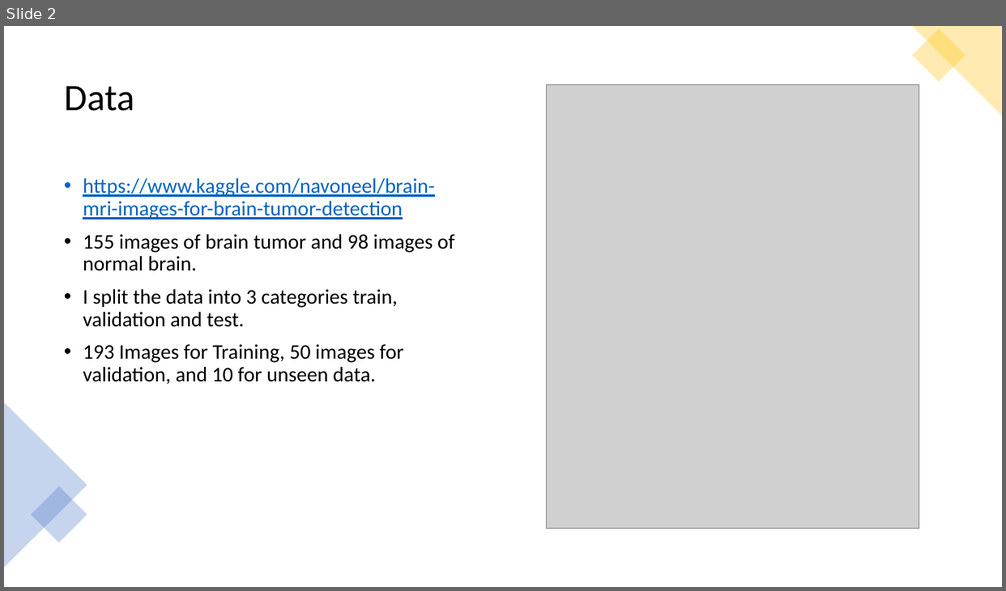
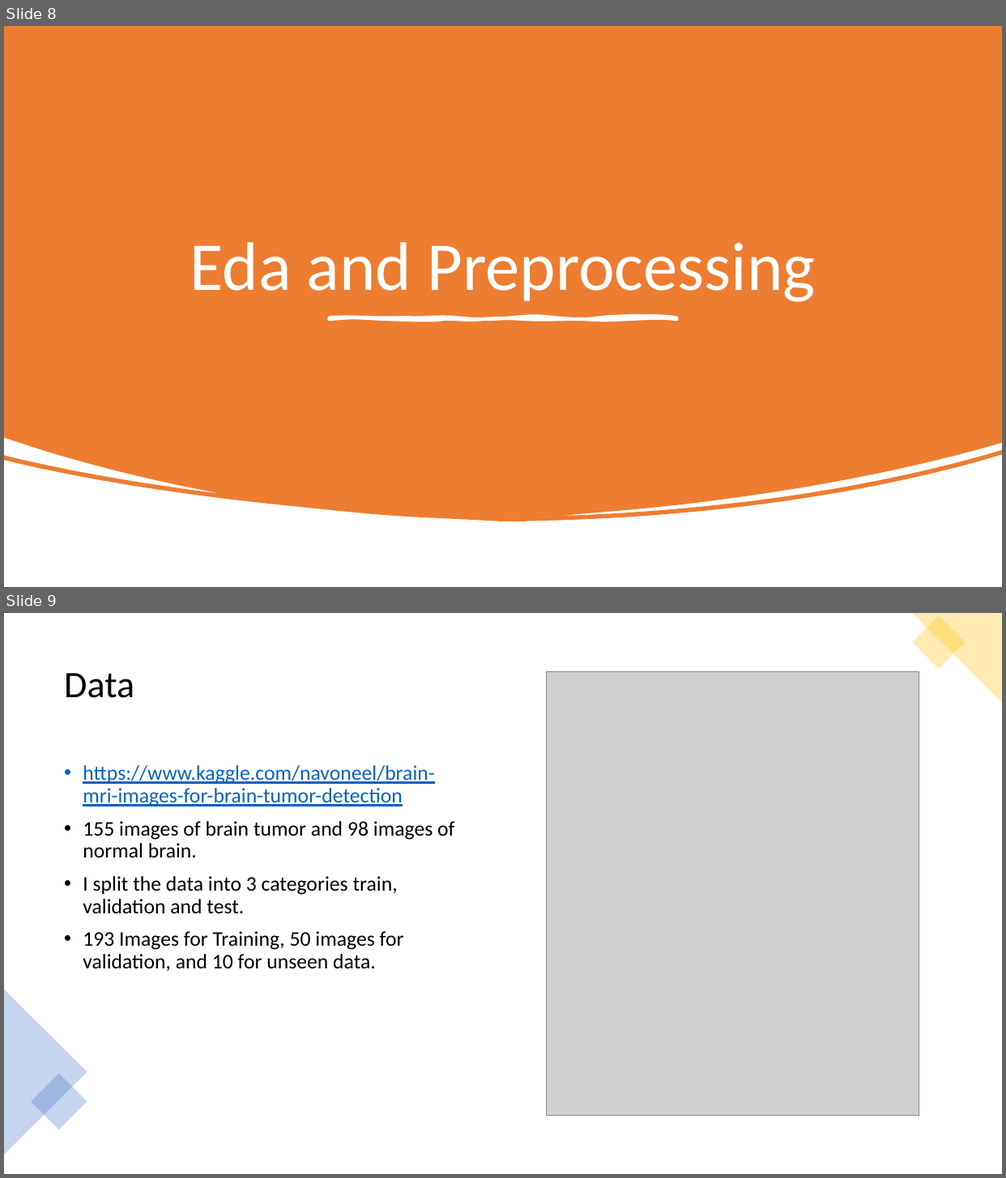
Before and after one commit to Sebercheres/Deep_Learning_Final_Project, a slide deck: Brain MRI Images for Brain Tumor Detection.pptx. Shown one above the other, each under a label of ours: slide 2 before the commit, slides 8 and 9 after it. The pictures are 1006x591 and 1006x1178 pixels, drawn with LibreOffice and Linux fonts; fonts in the diff are those of the drawing; grey boxes stand for pictures. Boxes give left, top, right and bottom in pixels: in the first picture for what was removed or moved away, otherwise in the second. Text is boxed around its words. In the diff, an @@ line names an element or a change of style, - is before the commit and + after.

```diff
--- a/Brain MRI Images for Brain Tumor Detection.pptx
+++ b/Brain MRI Images for Brain Tumor Detection.pptx
@@ slide 8 added at <box>4,26,1002,587</box>, background #FFFFFF @@
@@ freeform shape added at <box>4,26,1002,522</box>, fill #ED7D31 @@
@@ title added at <box>190,242,815,302</box>, 66 pt, text #FFFFFF @@
+Eda and Preprocessing
@@ freeform shape added at <box>330,318,677,319</box>, fill #FFFFFF, outline #FFFFFF 3.25 pt @@
@@ what was slide 2 is now slide 9 @@
```
Also in this commit, not shown: 3 slides changed, 12 other slides added, 1 other file.
